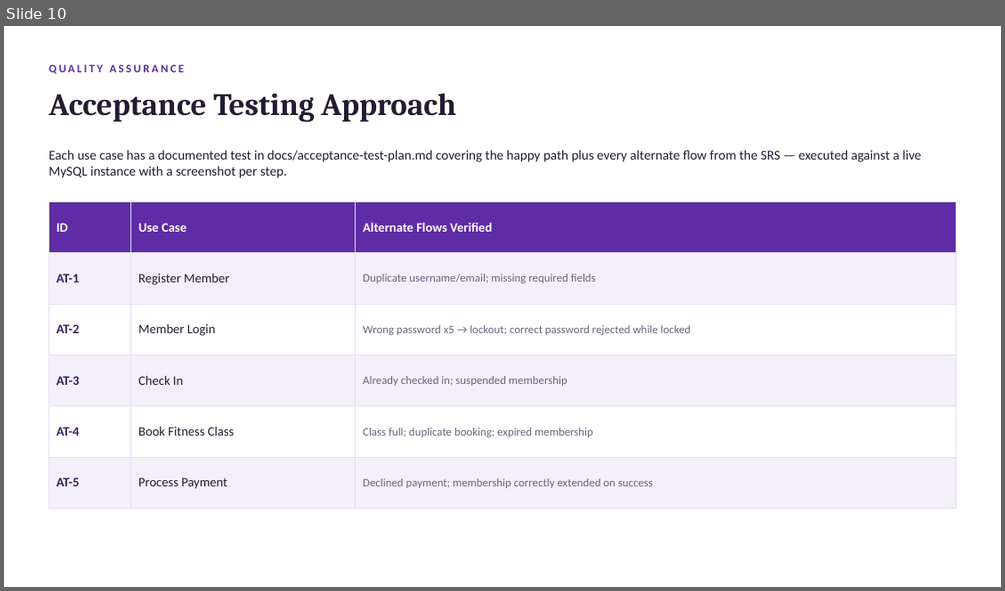
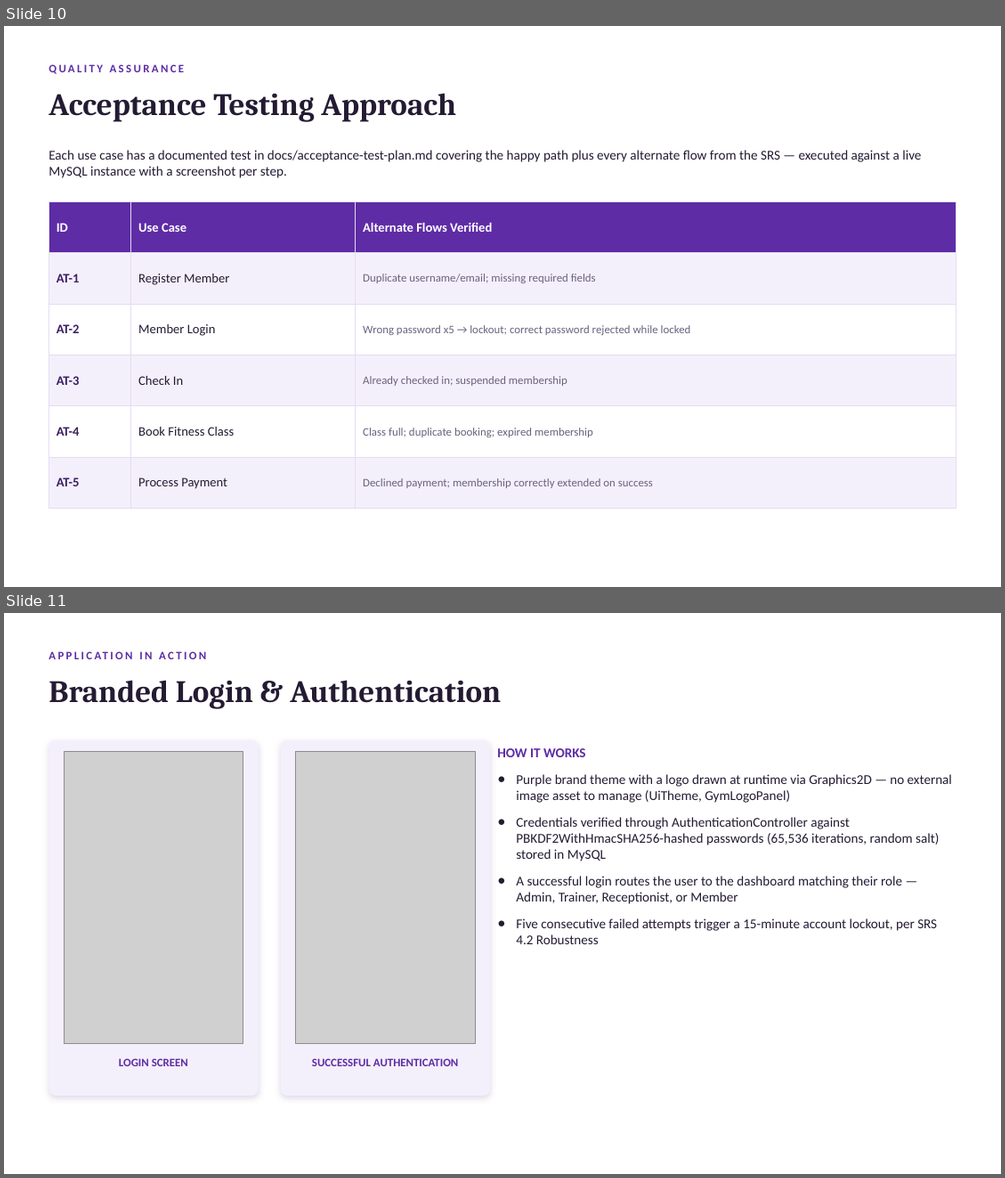
Before and after one commit to dipeshmahato111/GymMembershipLoginSystem, a slide deck: docs/GymMembershipLoginSystem-Presentation.pptx. Shown one above the other, each under a label of ours: slide 10 before the commit, slides 10 and 11 after it. The pictures are 1005x591 and 1005x1178 pixels, drawn with LibreOffice and Linux fonts; fonts in the diff are those of the drawing; grey boxes stand for pictures. Boxes give left, top, right and bottom in pixels: in the first picture for what was removed or moved away, otherwise in the second. Text is boxed around its words. In the diff, an @@ line names an element or a change of style, - is before the commit and + after.

Commit message:
Add live application screenshots to presentation

```diff
--- a/docs/GymMembershipLoginSystem-Presentation.pptx
+++ b/docs/GymMembershipLoginSystem-Presentation.pptx
@@ slide 11 added at box(4, 613, 1001, 1174), background #FFFFFF @@
@@ text added at box(48, 644, 647, 666), 11 pt, text #5E2CA5, bold @@
+APPLICATION IN ACTION
@@ text added at box(48, 680, 501, 709), 30 pt, text #241B33, bold @@
+Branded Login & Authentication
@@ rounded rectangle added at box(48, 740, 259, 1095), fill #F4F0FB @@
@@ rounded rectangle added at box(281, 740, 490, 1095), fill #F4F0FB @@
@@ picture added at box(64, 751, 243, 1043) @@
@@ picture added at box(296, 751, 475, 1043) @@
@@ text added at box(497, 748, 952, 944), 13 pt, text #241B33 @@
+HOW IT WORKS
+● Purple brand theme with a logo drawn at runtime via Graphics2D — no external image asset to manage (UiTheme, GymLogoPanel)
+● Credentials verified through AuthenticationController against PBKDF2WithHmacSHA256-hashed passwords (65,536 iterations, random salt) stored in MySQL
+● A successful login routes the user to the dashboard matching their role — Admin, Trainer, Receptionist, or Member
+● Five consecutive failed attempts trigger a 15-minute account lockout, per SRS 4.2 Robustness
@@ text added at box(119, 1058, 188, 1066), 11 pt, text #5E2CA5, bold @@
+LOGIN SCREEN
@@ text added at box(312, 1058, 458, 1066), 11 pt, text #5E2CA5, bold @@
+SUCCESSFUL AUTHENTICATION
```
Also in this commit, not shown: 1 other slide added, 2 other files.
